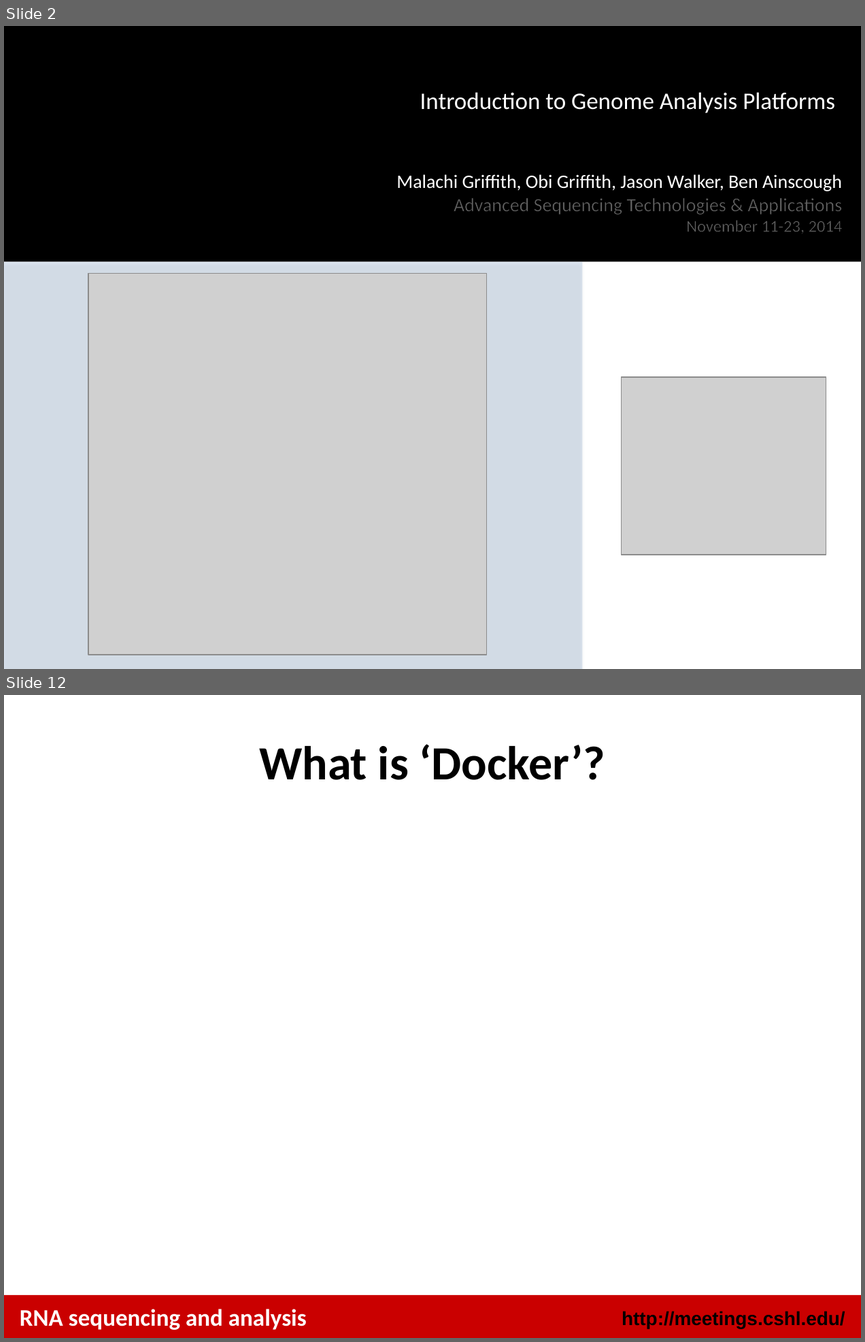
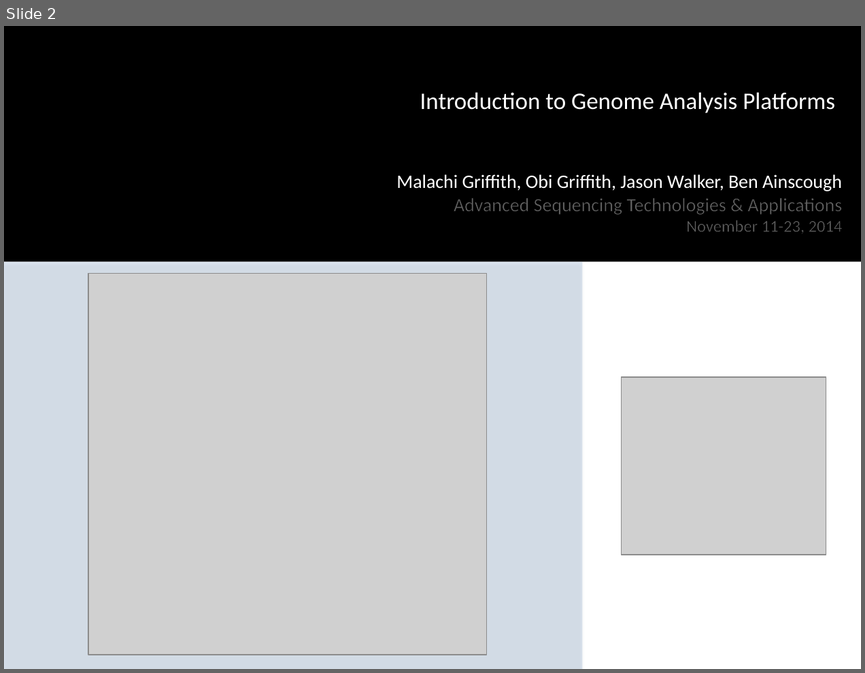
Before and after one commit to griffithlab/rnaseq_tutorial_wiki, a slide deck: LectureFiles/cshl/2014/GenomeAnalysisPlatforms.pptx. Shown one above the other, each under a label of ours: slides 2 and 12 before the commit, slide 2 after it; the slides between them are not shown. The pictures are 865x1342 and 865x673 pixels, drawn with LibreOffice and Linux fonts; fonts in the diff are those of the drawing; grey boxes stand for pictures; background and template pictures are left out. Boxes give left, top, right and bottom in pixels: in the first picture for what was removed or moved away, otherwise in the second. Text is boxed around its words. In the diff, an @@ line names an element or a change of style, - is before the commit and + after.

```diff
--- a/LectureFiles/cshl/2014/GenomeAnalysisPlatforms.pptx
+++ b/LectureFiles/cshl/2014/GenomeAnalysisPlatforms.pptx
@@ slide 12 removed at box(4, 695, 861, 1338), background #FFFFFF @@
@@ title removed at box(259, 744, 605, 780) @@
-What is ‘Docker’?
@@ rectangle removed at box(4, 1295, 861, 1338) @@
@@ text removed at box(20, 1308, 307, 1329) @@
-RNA sequencing and analysis
@@ text removed at box(621, 1310, 845, 1328) @@
-http://meetings.cshl.edu/
```
Also in this commit, not shown: 15 slides changed, 1 slide added, 1 other slide removed.
